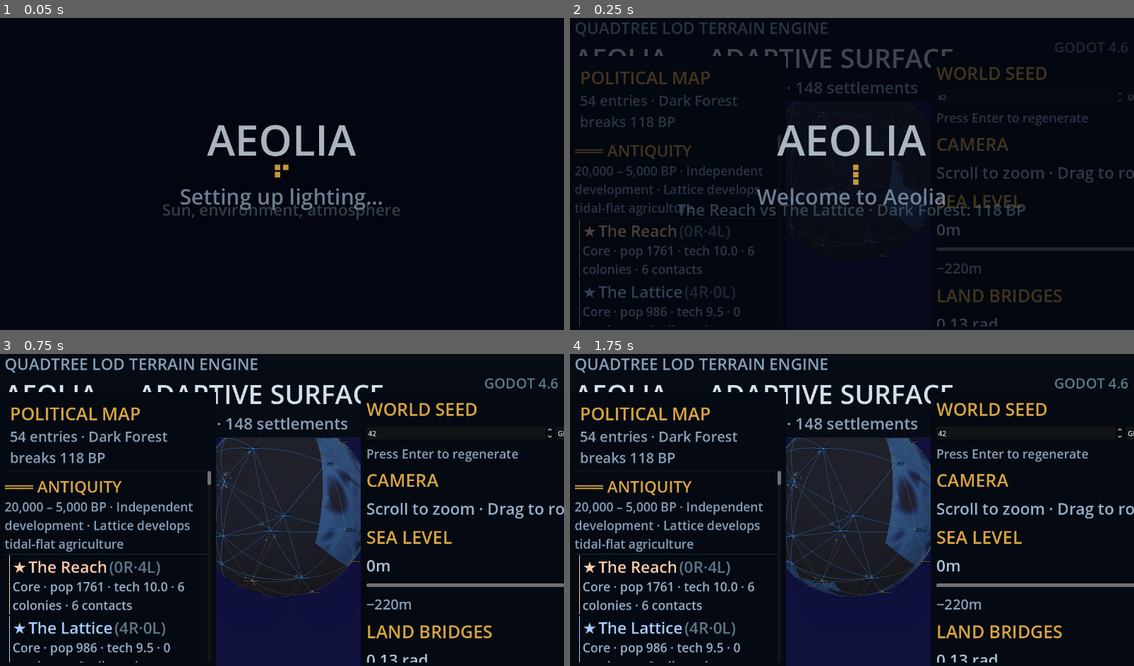
Above: before the commit, frames 1-4 (two rows, left to right).
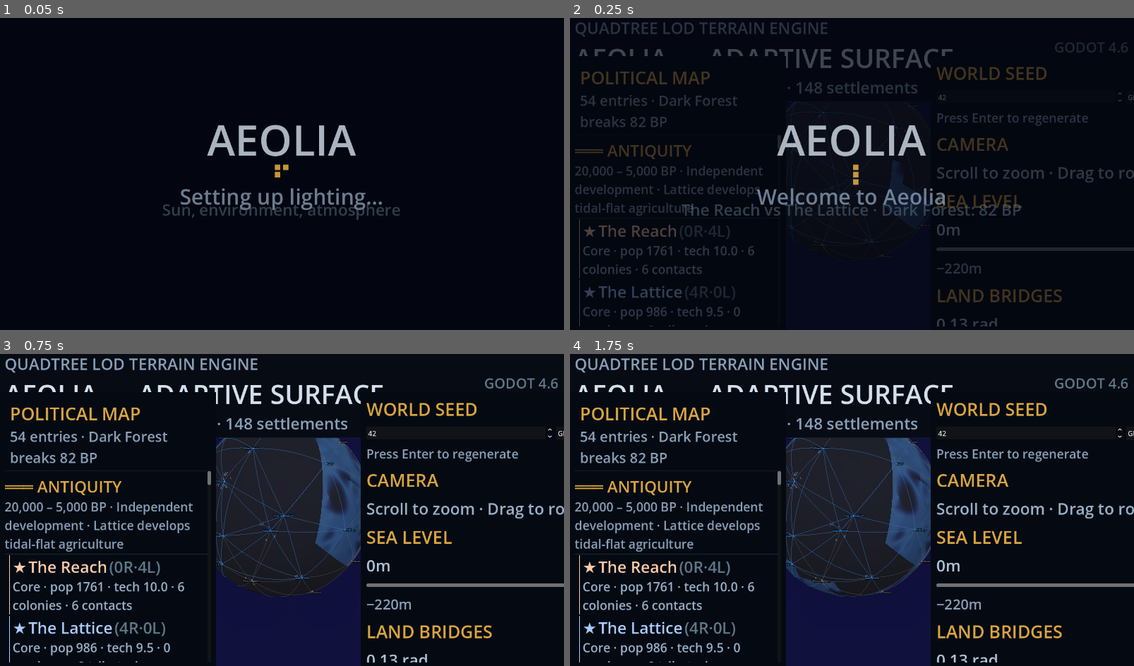
Above: after the commit, the same moments.

Repository: terraceonhigh/Aeolia
Game: Godot game, scene res://src/main.tscn
The game is run twice, just before and just after one commit, with the same random seed, the same clock (stepped at 60 frames per second) and the same inputs.
Inputs (mouse positions are in pixels of both pictures, inside the frame that each line leads up to):
- Up to frame 1 (0.05 s): no input
- Up to frame 2 (0.25 s): no input
- Up to frame 3 (0.75 s): move the mouse to (406, 491) at 0.52 s; click (406, 491) at 0.67 s
- Up to frame 4 (1.75 s): tap Enter at 1.25 s; drag from (739, 522) to (823, 569) at 1.27 s

Frame 1 is identical in both runs. In frame 2, 1.0% of the frame differs, in the area x 10-81%, y 31-64%; in frame 3, 0.2%; in frame 4, 0.2%.

Commit message:
fix: stable-sort contactable array to match JS worldgen parity
Godot's sort_custom is not a stable sort. Archipelagos with identical
Dijkstra arrival times were ordered non-deterministically relative to
JS's Array.sort (which is stable). Added arch index as a tiebreaker
so equal-arrival-time entries keep ascending-index order, matching
JS behaviour exactly.

Fixes a 36-year Dark Forest divergence (118 BP -> 82 BP) and faction
count mismatches between the JSX and Godot engines for seed 42.

Co-Authored-By: Claude Sonnet 4.6 <noreply@anthropic.com>

Diff:
--- a/aeolia-godot/src/simulation/history_engine.gd
+++ b/aeolia-godot/src/simulation/history_engine.gd
@@ -175,7 +175,12 @@
 		if claimed[i] and i != reach_arch and i != lattice_arch:
 			contactable.append(i)
 
-	contactable.sort_custom(func(a, b): return arrival_yr[a] < arrival_yr[b])
+	# Stable sort by arrival year — use arch index as tiebreaker to match
+	# JS Array.sort stable behaviour (equal-time entries keep ascending-index order).
+	contactable.sort_custom(func(a, b):
+		if arrival_yr[a] != arrival_yr[b]:
+			return arrival_yr[a] < arrival_yr[b]
+		return a < b)
 	var nc = contactable.size()
 
 	var serial_n = maxi(1, roundi(float(nc) * 0.05))
@@ -183,7 +188,6 @@
 	var industrial_n = maxi(2, roundi(float(nc) * 0.20))
 	var nuclear_n = maxi(2, roundi(float(nc) * 0.40))
 	var total_slots = serial_n + colonial_n + industrial_n + nuclear_n
-
 	for k in range(nc):
 		var i = contactable[k]
 		if k < serial_n:
